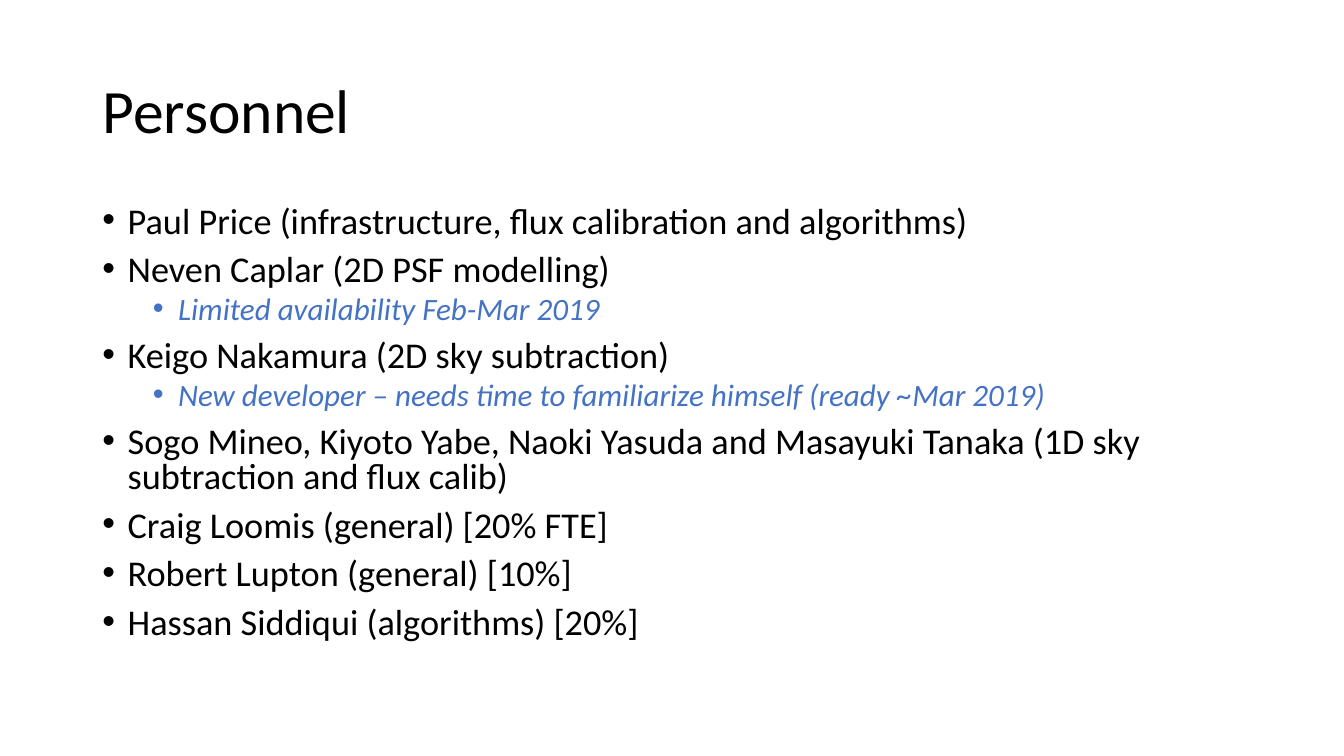
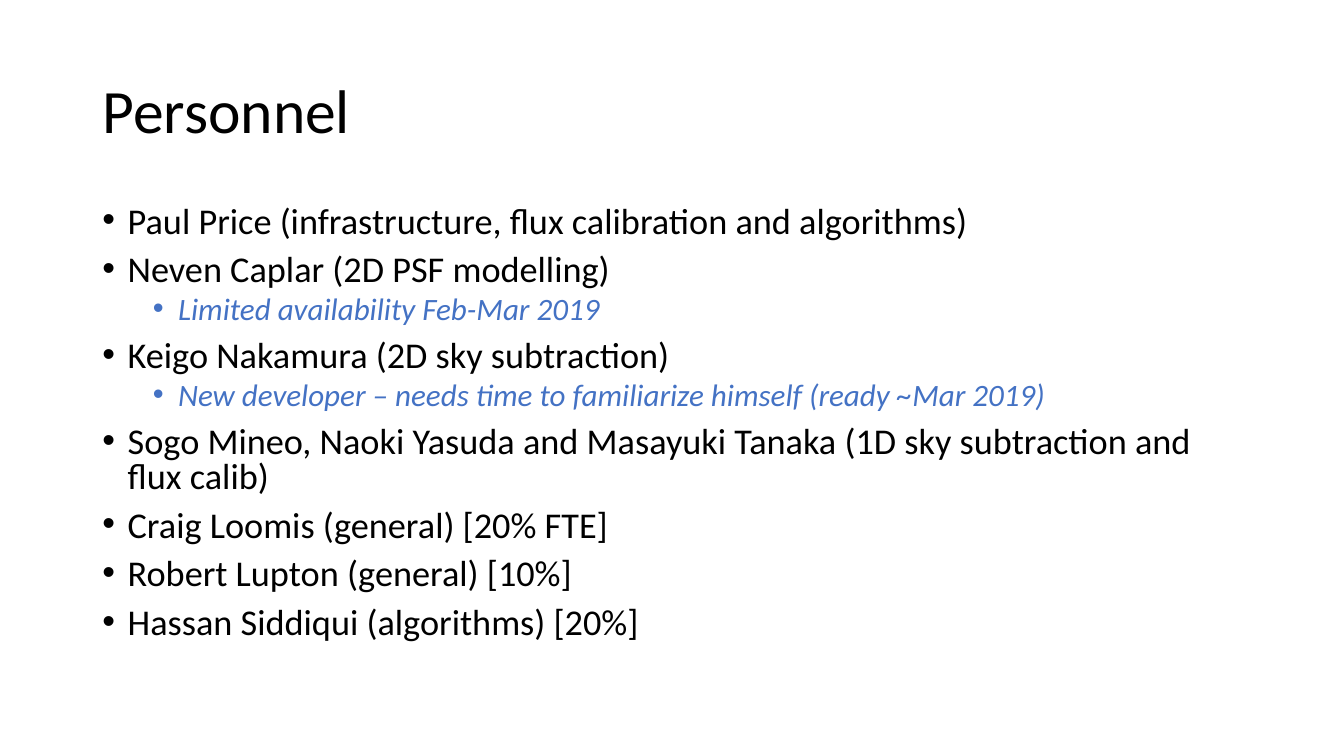
Before and after one commit to hassanxp/Shanghai2018, a slide deck: slide 12 of presentation-drp-plan/2DDRP-PresentationShanghai2018.pptx. Drawn at 1344x756 pixels with LibreOffice and Linux fonts; fonts in the diff are those of the drawing. Boxes give left, top, right and bottom in pixels: in the first picture for what was removed or moved away, otherwise in the second. Text is boxed around its words. In the diff, an @@ line names an element or a change of style, - is before the commit and + after.

Commit message:
removed Yabe-san as a developer. I believe that is correct..

```diff
--- a/presentation-drp-plan/2DDRP-PresentationShanghai2018.pptx
+++ b/presentation-drp-plan/2DDRP-PresentationShanghai2018.pptx
@@ text at box(128, 428, 1190, 494): text changed @@
-• Sogo Mineo, Kiyoto Yabe, Naoki Yasuda and Masayuki Tanaka (1D sky subtraction and flux calib)
+• Sogo Mineo, Naoki Yasuda and Masayuki Tanaka (1D sky subtraction and flux calib)
```
Also in this commit, not shown: 1 other file.
